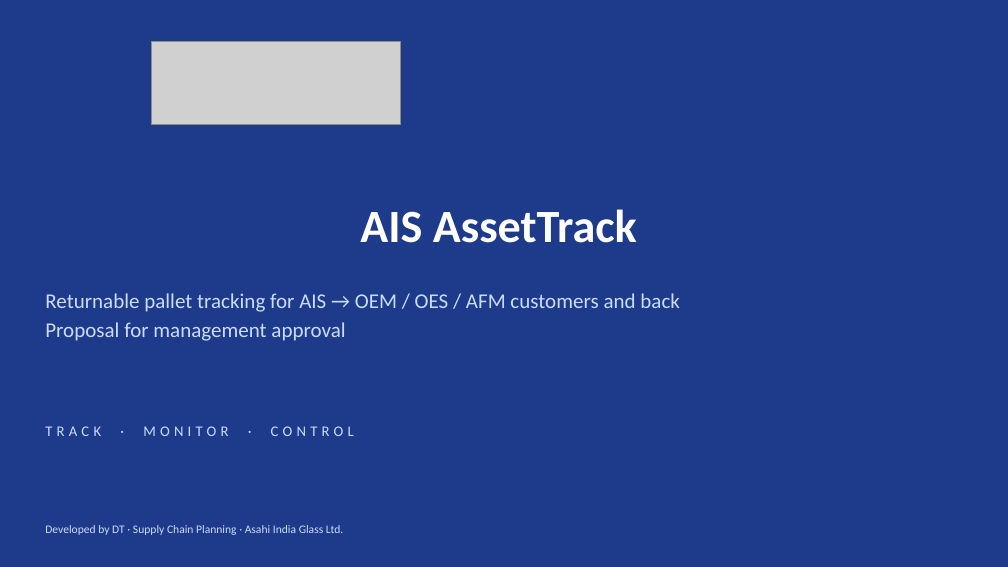
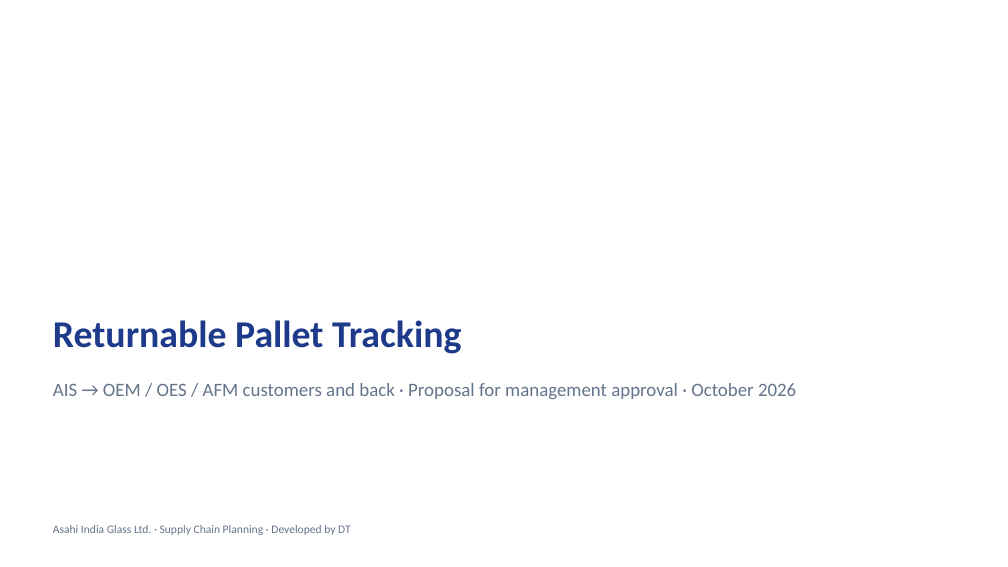
Before and after one commit to dhanaah/ais-assettrack, a slide deck: slide 1 of docs/AIS_AssetTrack_Management_Approval.pptx. Drawn at 1008x567 pixels with LibreOffice and Linux fonts; fonts in the diff are those of the drawing; grey boxes stand for pictures; background and template pictures are left out. Boxes give left, top, right and bottom in pixels: in the first picture for what was removed or moved away, otherwise in the second. Text is boxed around its words. In the diff, an @@ line names an element or a change of style, - is before the commit and + after.

```diff
--- a/docs/AIS_AssetTrack_Management_Approval.pptx
+++ b/docs/AIS_AssetTrack_Management_Approval.pptx
@@ background #1E3A8A to #FFFFFF @@
@@ picture removed at bbox=[151, 42, 401, 125] @@
@@ title at bbox=[53, 320, 461, 354]: text changed; size 44 to 36 pt; text colour #FFFFFF to #1E3A8A @@
-AIS AssetTrack
+Returnable Pallet Tracking
@@ text at bbox=[53, 383, 796, 399]: text changed; size 20 to 18 pt; text colour #CADCFC to #64748B @@
-Returnable pallet tracking for AIS → OEM / OES / AFM customers and back
-Proposal for management approval
+AIS → OEM / OES / AFM customers and back · Proposal for management approval · October 2026
@@ text removed at bbox=[45, 426, 354, 436] @@
-TRACK · MONITOR · CONTROL
@@ text at bbox=[53, 525, 351, 535]: text changed; text colour #CADCFC to #64748B @@
-Developed by DT · Supply Chain Planning · Asahi India Glass Ltd.
+Asahi India Glass Ltd. · Supply Chain Planning · Developed by DT
```
Also in this commit, not shown: 5 other slides changed, 3 slides added.
